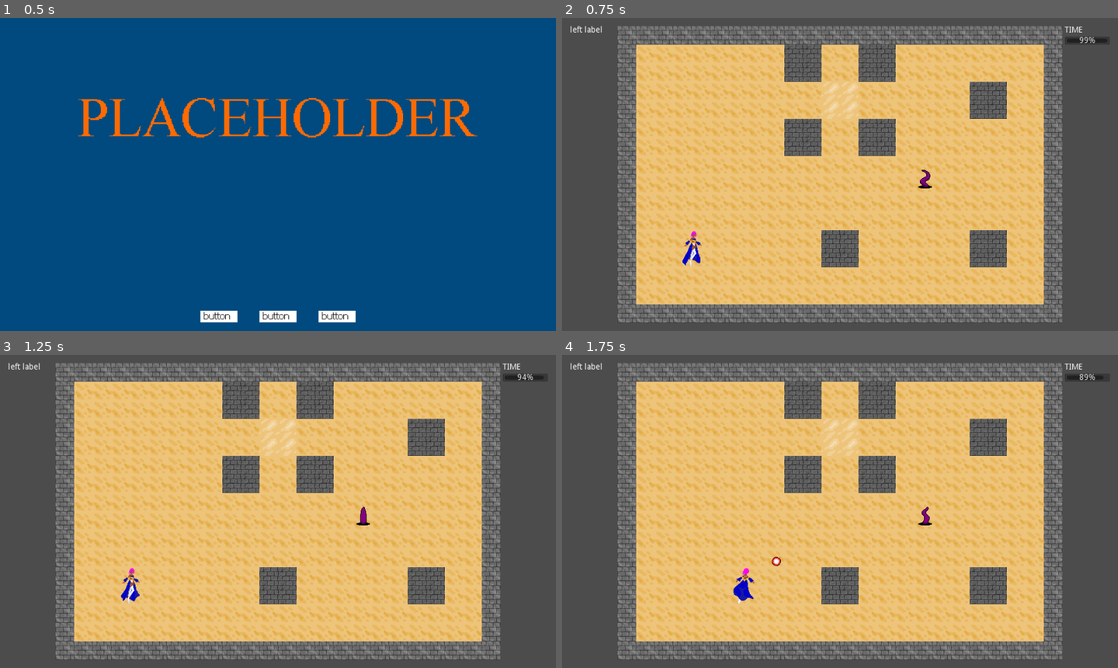
Above: before the commit, frames 1-4 (two rows, left to right).
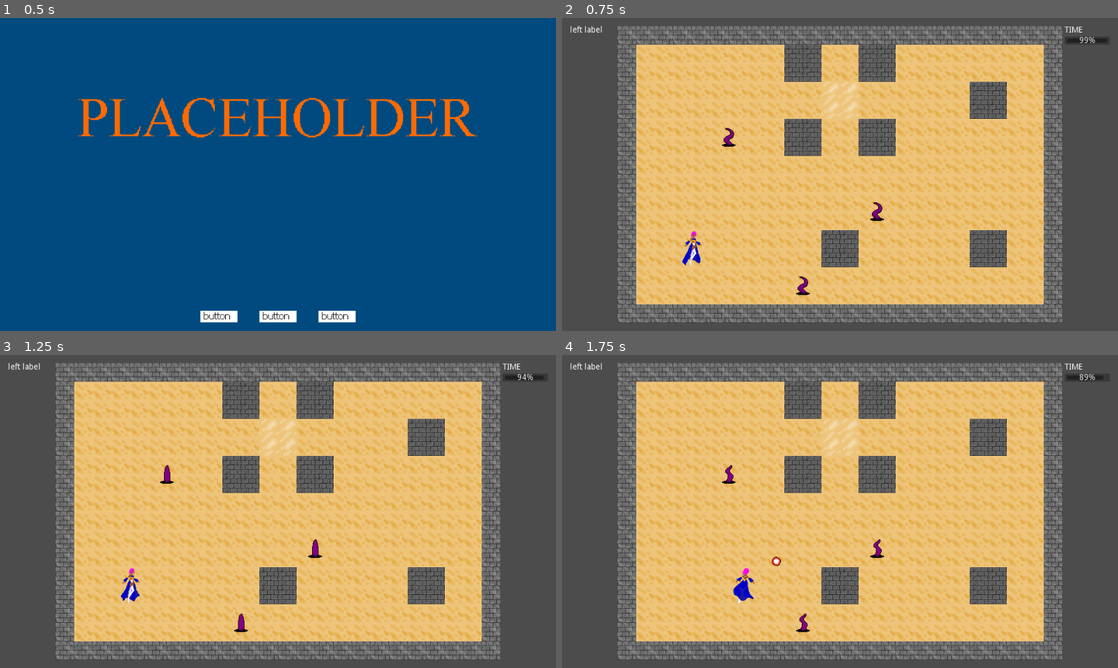
Above: after the commit, the same moments.

Repository: alpacanumerals/LD51
Game: Godot game, scene res://Title.tscn
Same seed, same stepped clock (60 frames per second), same inputs: the game is played once before the commit and once after it.
Inputs (mouse positions are in pixels of both pictures, inside the frame that each line leads up to):
- Up to frame 1 (0.5 s): no input
- Up to frame 2 (0.75 s): click (778, 315) at 0.5 s
- Up to frame 3 (1.25 s): no input
- Up to frame 4 (1.75 s): move the mouse to (962, 495) at 1.27 s; hold Right (ui_right) from 1.28 s (still down); click (962, 495) at 1.42 s

Frame 1 is identical in both runs. In frame 2, 0.3% of the frame differs, in the area x 28-67%, y 35-89%; in frame 3, 0.3%; in frame 4, 0.3%.

Commit message:
random mob gen

Diff:
--- /dev/null
+++ b/autoload/blocks.gd
@@ -0,0 +1,51 @@
+extends Node
+
+#the rows 0-7 describe the grid in tile terms
+#row 8 describes player spawn validity
+#row 9 gives mob spawn locations. the location is the top left of the tile
+#when defining mob spawns remember to be careful of the autowall and not put them at the perimeter
+const block_1 = [[0, 0, 0, 0, 0, 0, 0, 0],
+               [0, 0, 0, 0, 0, 0, 0, 0],
+               [0, 0, 0, 0, 0, 0, 0, 0],
+               [0, 0, 0, 0, 0, 0, 0, 0],
+               [0, 0, 0, 0, 0, 0, 0, 0],
+               [0, 0, 0, 0, 0, 0, 0, 0],
+               [0, 0, 0, 0, 0, 0, 0, 0],
+               [0, 0, 0, 0, 0, 0, 0, 0],
+               true,
+               [[2,2], [6,2], [2,6], [6,6]]]
+
+const block_2 = [[0, 0, 0, 0, 0, 0, 0, 0],
+               [0, 0, 0, 0, 0, 0, 0, 0],
+               [0, 0, 0, 0, 0, 0, 0, 0],
+               [0, 0, 0, 2, 2, 0, 0, 0],
+               [0, 0, 0, 2, 2, 0, 0, 0],
+               [0, 0, 0, 0, 0, 0, 0, 0],
+               [0, 0, 0, 0, 0, 0, 0, 0],
+               [0, 0, 0, 0, 0, 0, 0, 0],
+               false,
+               [[2,2], [6,2], [2,6], [6,6]]]
+
+const block_3 = [[0, 0, 0, 0, 0, 0, 0, 0],
+               [0, 0, 0, 0, 0, 0, 0, 0],
+               [0, 0, 2, 2, 2, 2, 0, 0],
+               [0, 0, 2, 1, 1, 2, 0, 0],
+               [0, 0, 2, 1, 1, 2, 0, 0],
+               [0, 0, 2, 2, 2, 2, 0, 0],
+               [0, 0, 0, 0, 0, 0, 0, 0],
+               [0, 0, 0, 0, 0, 0, 0, 0],
+               false,
+               []]
+
+const block_4 = [[0, 0, 0, 0, 0, 0, 0, 0],
+               [0, 2, 2, 0, 0, 2, 2, 0],
+               [0, 2, 2, 0, 0, 2, 2, 0],
+               [0, 0, 0, 1, 1, 0, 0, 0],
+               [0, 0, 0, 1, 1, 0, 0, 0],
+               [0, 2, 2, 0, 0, 2, 2, 0],
+               [0, 2, 2, 0, 0, 2, 2, 0],
+               [0, 0, 0, 0, 0, 0, 0, 0],
+               true,
+               [[4,2], [2,4], [6,4], [4,6]]]
+
+const blocks = [block_1, block_2, block_3, block_4]
--- a/level/map.gd
+++ b/level/map.gd
@@ -1,81 +1,43 @@
 extends TileMap
 
-#the rows 0-7 describe the grid in tile terms
-#row 8 describes player spawn validity, and then mob spawn locations
-var block_1 = [[0, 0, 0, 0, 0, 0, 0, 0],
-               [0, 0, 0, 0, 0, 0, 0, 0],
-               [0, 0, 0, 0, 0, 0, 0, 0],
-               [0, 0, 0, 0, 0, 0, 0, 0],
-               [0, 0, 0, 0, 0, 0, 0, 0],
-               [0, 0, 0, 0, 0, 0, 0, 0],
-               [0, 0, 0, 0, 0, 0, 0, 0],
-               [0, 0, 0, 0, 0, 0, 0, 0],
-               [true]]
+var map_blocks = [
+    blocks.block_1, blocks.block_1, blocks.block_1, blocks.block_1, blocks.block_1, blocks.block_1]
 
-var block_2 = [[0, 0, 0, 0, 0, 0, 0, 0],
-               [0, 0, 0, 0, 0, 0, 0, 0],
-               [0, 0, 0, 0, 0, 0, 0, 0],
-               [0, 0, 0, 2, 2, 0, 0, 0],
-               [0, 0, 0, 2, 2, 0, 0, 0],
-               [0, 0, 0, 0, 0, 0, 0, 0],
-               [0, 0, 0, 0, 0, 0, 0, 0],
-               [0, 0, 0, 0, 0, 0, 0, 0],
-               [false]]
-
-var block_3 = [[0, 0, 0, 0, 0, 0, 0, 0],
-               [0, 0, 0, 0, 0, 0, 0, 0],
-               [0, 0, 2, 2, 2, 2, 0, 0],
-               [0, 0, 2, 1, 1, 2, 0, 0],
-               [0, 0, 2, 1, 1, 2, 0, 0],
-               [0, 0, 2, 2, 2, 2, 0, 0],
-               [0, 0, 0, 0, 0, 0, 0, 0],
-               [0, 0, 0, 0, 0, 0, 0, 0],
-               [false]]
-
-var block_4 = [[0, 0, 0, 0, 0, 0, 0, 0],
-               [0, 2, 2, 0, 0, 2, 2, 0],
-               [0, 2, 2, 0, 0, 2, 2, 0],
-               [0, 0, 0, 1, 1, 0, 0, 0],
-               [0, 0, 0, 1, 1, 0, 0, 0],
-               [0, 2, 2, 0, 0, 2, 2, 0],
-               [0, 2, 2, 0, 0, 2, 2, 0],
-               [0, 0, 0, 0, 0, 0, 0, 0],
-               [true]]
-
-var blocks = [block_1, block_1, block_1, block_1, block_1, block_1]
-
-var fallback_blocks = [block_1, block_1, block_1, block_1, block_1, block_1]
+var fallback_blocks = [
+    blocks.block_1, blocks.block_1, blocks.block_1, blocks.block_1, blocks.block_1, blocks.block_1]
 
 func _ready():
     draw_map()
 
 func draw_map():
-    var block_options = [block_1, block_2, block_3, block_4]
+    var block_options = blocks.blocks
 
-
-    for n in range(blocks.size()):
-        blocks[n] = block_options[randi() % block_options.size()]
+    for n in range(map_blocks.size()):
+        map_blocks[n] = block_options[randi() % block_options.size()]
     var iterations = 0
     while !validate_blocks() && iterations < 63:
-        for n in range(blocks.size()):
-            blocks[n] = block_options[randi() % block_options.size()]
+        for n in range(map_blocks.size()):
+            map_blocks[n] = block_options[randi() % block_options.size()]
         iterations += 1
     if iterations > 63:
-        blocks = fallback_blocks
+        map_blocks = fallback_blocks
 
-    for block_number in range(blocks.size()):
-        set_block(block_number, blocks[block_number])
+    for block_number in range(map_blocks.size()):
+        set_block(block_number, map_blocks[block_number])
 
     set_outer_wall()
 
 func validate_blocks():
-    var starts = 0
-    for block in blocks:
-        if block[8][0]:
-            starts += 1
+    var player_starts = 0
+    var mob_starts = 0
+    for block in map_blocks:
+        if block[8]:
+            player_starts += 1
+        mob_starts += block[9].size()
 
-    print(starts > 0)
-    return starts > 0
+    var mob_start_minimum = get_parent().mob_count
+
+    return player_starts > 0 && mob_starts > mob_start_minimum
 
 # block_number is an integer from 0 to 5 defining the position on the 3x2 grid of 8x8 blocks
 func set_block(block_number, block_grid):
@@ -98,9 +60,20 @@
 
 func get_start_block():
     var start_block_numbers = []
-    for n in blocks.size():
-        #print(blocks[n][8][0])
-        if blocks[n][8][0]:
+    for n in map_blocks.size():
+        if map_blocks[n][8]:
             start_block_numbers.push_back(n)
 
     return start_block_numbers[randi() % start_block_numbers.size()]
+
+func get_mob_starts():
+    var mob_starts = []
+    for n in map_blocks.size():
+        var x_offset = (n % 3) * 8
+        var y_offset = int(n / 3) * 8
+        for spawn in map_blocks[n][9]:
+            var x = spawn[0] + x_offset
+            var y = spawn[1] + y_offset
+            mob_starts.push_back([x,y])
+
+    return mob_starts
--- a/level/play_area.gd
+++ b/level/play_area.gd
@@ -1,13 +1,11 @@
 extends Control
 
-var player_start = Vector2(386, 248)
-
-var mob_start = Vector2(531, 264)
-
-var tentacle = preload("res://mobs/Tentacle.tscn")
+const tentacle = preload("res://mobs/Tentacle.tscn")
+const mob_count = 3
 
 func _ready():
     reset_map()
+    $Navigation2D
 
 func _on_PlayerRoot_shoot(bullet, direction, location):
     var b = bullet.instance()
@@ -20,7 +18,6 @@
     reset_player()
     reset_mobs()
     remove_bullets()
-    # reset walls
 
 func reset_player():
     var start_block = $TileMap.get_start_block()
@@ -34,9 +31,21 @@
     var mobs = get_tree().get_nodes_in_group(constants.MOB_GROUP)
     for mob in mobs:
         mob.queue_free()
-    var t = tentacle.instance()
-    add_child(t)
-    t.position = mob_start
+
+    var possible_starts = $TileMap.get_mob_starts()
+
+    var actual_starts = []
+    for n in range(mob_count):
+        var index = randi() % possible_starts.size()
+        var start = possible_starts.pop_at(index)
+        actual_starts.push_back(start)
+
+    for start in actual_starts:
+        var t = tentacle.instance()
+        add_child(t)
+        var x = start[0] * 32
+        var y = start[1] * 32
+        t.position = Vector2(x, y)
 
 func remove_bullets():
     var bullets = get_tree().get_nodes_in_group(constants.BULLET_GROUP)
--- a/project.godot
+++ b/project.godot
@@ -19,6 +19,7 @@
 constants="*res://autoload/constants.gd"
 resolution="*res://autoload/resolution.gd"
 switcher="*res://autoload/switcher.gd"
+blocks="*res://autoload/blocks.gd"
 
 [display]
 
